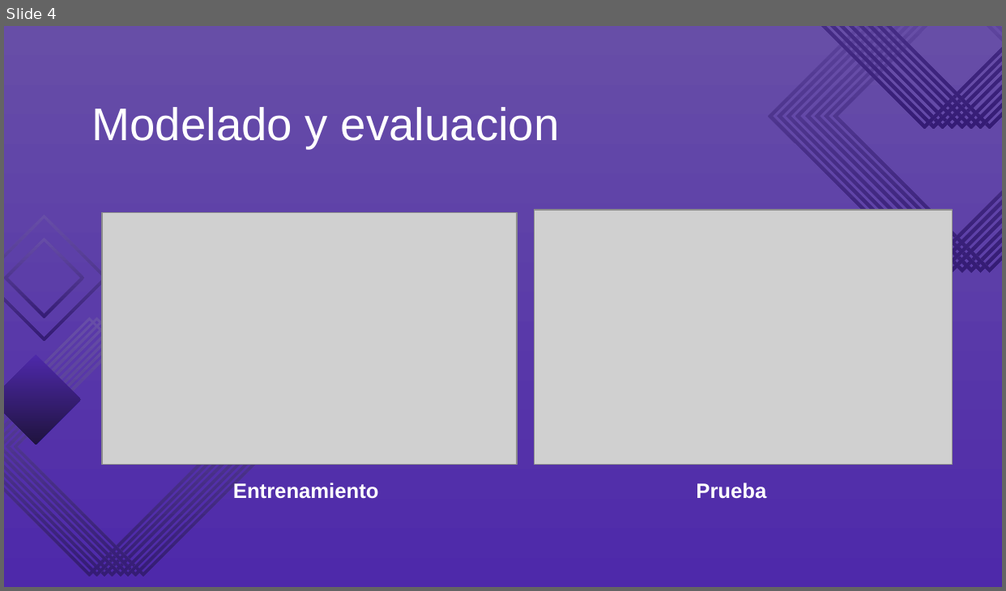
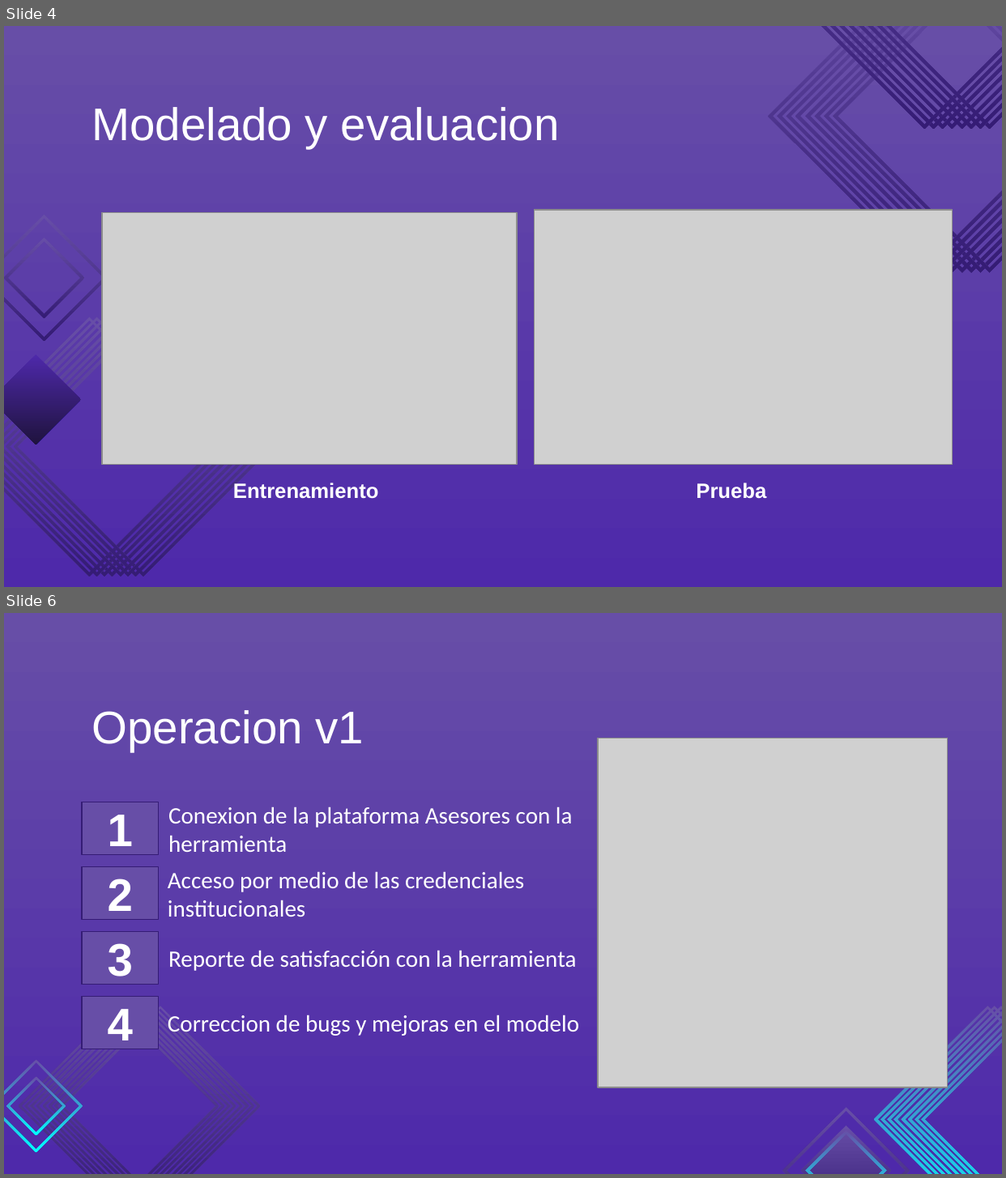
Before and after one commit to jlibarra-dev/entrega2-datos, a slide deck: BancoSeneca.pptx. Shown one above the other, each under a label of ours: slide 4 before the commit, slides 4 and 6 after it; the slides between them are not shown. The pictures are 1006x591 and 1006x1178 pixels, drawn with LibreOffice and Linux fonts; fonts in the diff are those of the drawing; grey boxes stand for pictures. Boxes give left, top, right and bottom in pixels: in the first picture for what was removed or moved away, otherwise in the second. Text is boxed around its words. In the diff, an @@ line names an element or a change of style, - is before the commit and + after.

```diff
--- a/BancoSeneca.pptx
+++ b/BancoSeneca.pptx
@@ slide 6 added at (4, 613, 1002, 1174), background gradient #4E29AA to #674EA7 @@
@@ title added at (91, 710, 364, 752), 33 pt, text #FFFFFF @@
+Operacion v1
@@ picture added at (598, 738, 948, 1088) @@
@@ rectangle added at (82, 802, 159, 854), fill #674EA7, outline #351C75 0.75 pt, 33 pt, text #FFFFFF, bold @@
+1
@@ text added at (168, 807, 573, 852), 17 pt, text #FFFFFF @@
+Conexion de la plataforma Asesores con la herramienta
@@ rectangle added at (82, 867, 159, 919), fill #674EA7, outline #351C75 0.75 pt, 33 pt, text #FFFFFF, bold @@
+2
@@ text added at (168, 871, 524, 917), 17 pt, text #FFFFFF @@
+Acceso por medio de las credenciales institucionales
@@ rectangle added at (82, 931, 159, 984), fill #674EA7, outline #351C75 0.75 pt, 33 pt, text #FFFFFF, bold @@
+3
@@ text added at (168, 950, 576, 971), 17 pt, text #FFFFFF @@
+Reporte de satisfacción con la herramienta
@@ rectangle added at (82, 996, 159, 1049), fill #674EA7, outline #351C75 0.75 pt, 33 pt, text #FFFFFF, bold @@
+4
@@ group added at (19, 1006, 261, 1174): 8 freeform shapes @@
@@ text added at (168, 1015, 579, 1036), 17 pt, text #FFFFFF @@
+Correccion de bugs y mejoras en el modelo
@@ freeform shape added at (4, 1060, 83, 1153), fill gradient #674EA7 to #00FFFF @@
@@ freeform shape added at (7, 1077, 66, 1136), fill gradient #674EA7 to #00FFFF @@
@@ freeform shape added at (782, 1108, 909, 1174), fill gradient #674EA7 to #351C75 @@
@@ group added at (874, 1006, 1002, 1174): 14 freeform shapes @@
@@ freeform shape added at (801, 1126, 891, 1174), fill gradient #674EA7 to #351C75 @@
@@ freeform shape added at (805, 1131, 886, 1174), fill gradient #674EA7 to #00FFFF @@
```
Also in this commit, not shown: 2 slides changed, 2 other slides added, 2 slides removed.
